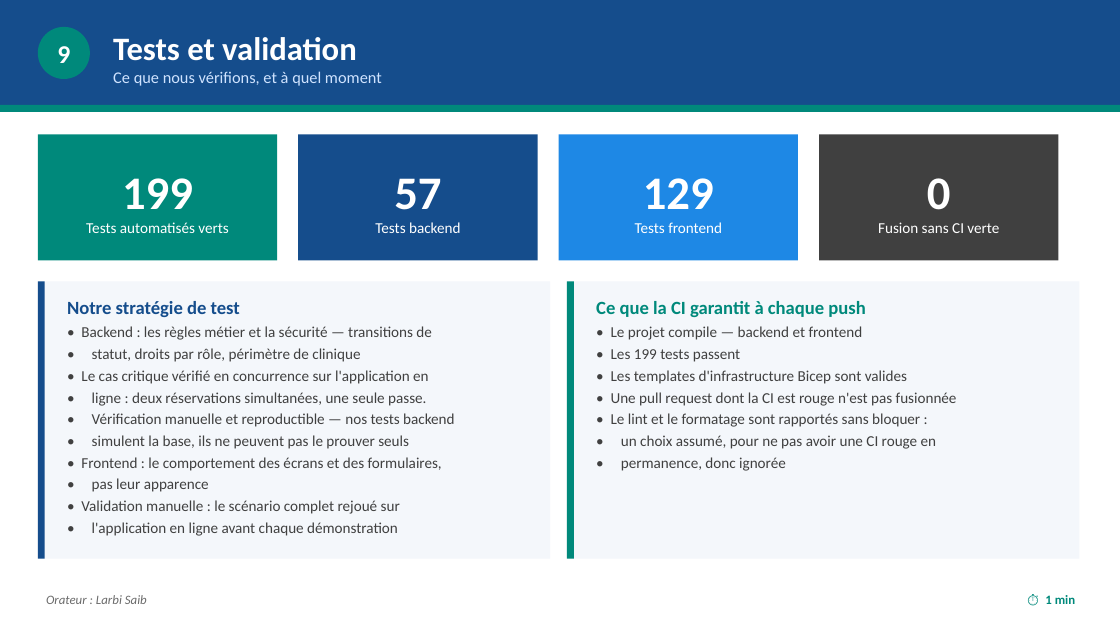
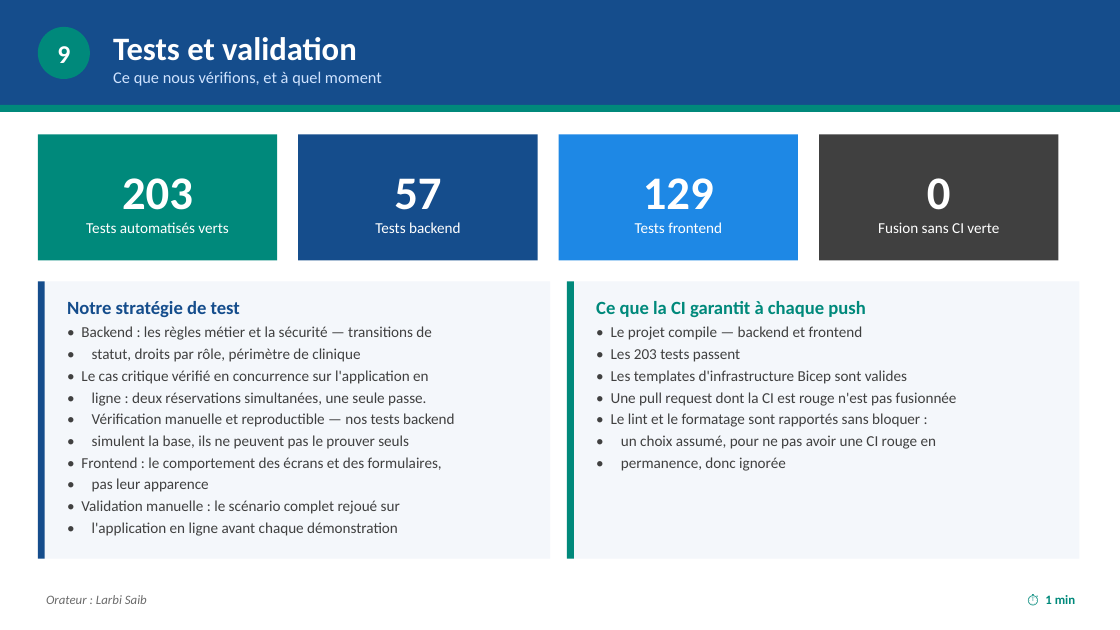
Before and after one commit to soultaka19/mediplan, a slide deck: slide 11 of docs/presentation/MediPlan-Presentation-Finale.pptx. Drawn at 1120x630 pixels with LibreOffice and Linux fonts; fonts in the diff are those of the drawing. Boxes give left, top, right and bottom in pixels: in the first picture for what was removed or moved away, otherwise in the second. Text is boxed around its words. In the diff, an @@ line names an element or a change of style, - is before the commit and + after.

```diff
--- a/docs/presentation/MediPlan-Presentation-Finale.pptx
+++ b/docs/presentation/MediPlan-Presentation-Finale.pptx
@@ text at [122, 178, 193, 210]: text changed @@
-199
+203
@@ text at [611, 349, 740, 362]: text changed @@
-• Les 199 tests passent
+• Les 203 tests passent
```
Also in this commit, not shown: 1 other slide changed, 3 other files.
